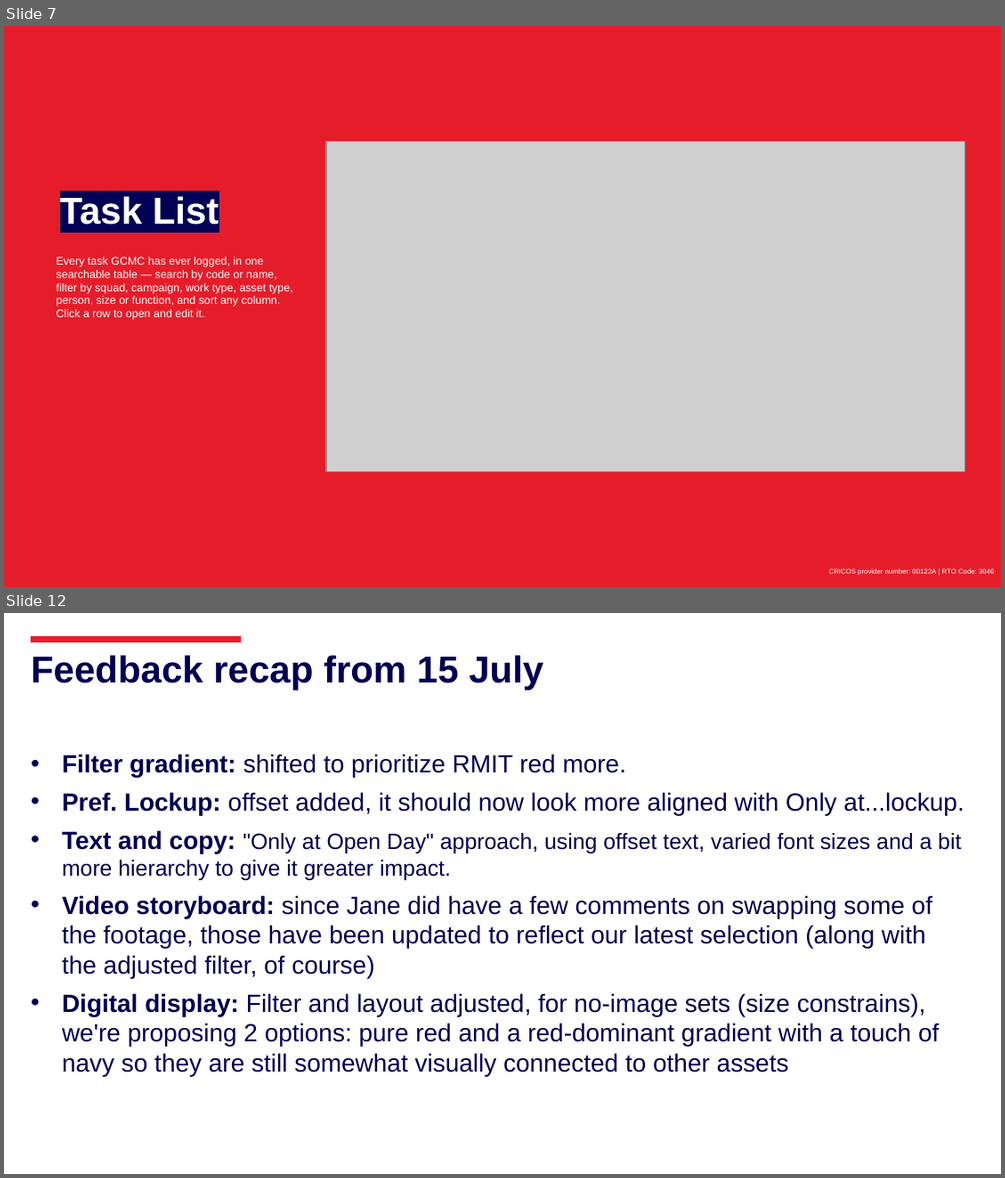
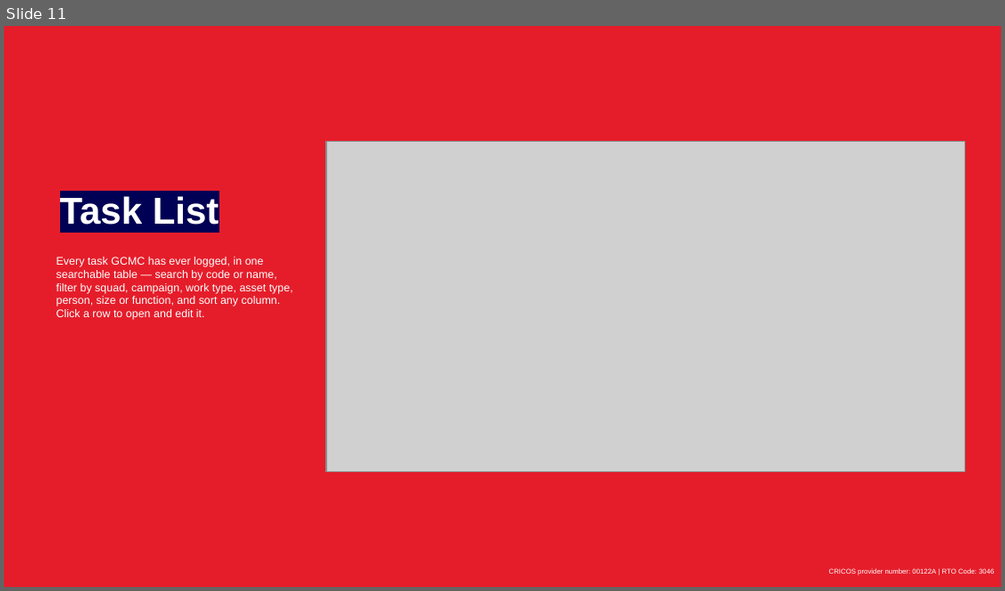
Before and after one commit to westmere7/Mel_WorkloadReport, a slide deck: Docs/Workload Report User Guide.pptx. Shown one above the other, each under a label of ours: slides 7 and 12 before the commit, slide 11 after it; the slides between them are not shown. The pictures are 1005x1178 and 1005x591 pixels, drawn with LibreOffice and Linux fonts; fonts in the diff are those of the drawing; grey boxes stand for pictures; background and template pictures are left out. Boxes give left, top, right and bottom in pixels: in the first picture for what was removed or moved away, otherwise in the second. Text is boxed around its words. In the diff, an @@ line names an element or a change of style, - is before the commit and + after.

```diff
--- a/Docs/Workload Report User Guide.pptx
+++ b/Docs/Workload Report User Guide.pptx
@@ slide 12 removed at [4,613,1001,1174], background #FFFFFF @@
@@ freeform shape removed at [31,636,242,641] @@
@@ title removed at [31,655,543,690] @@
-Feedback recap from 15 July
@@ text removed at [62,754,963,1076] @@
-• Filter gradient: shifted to prioritize RMIT red more.
-• Pref. Lockup: offset added, it should now look more aligned with Only at...lockup.
-• Text and copy: "Only at Open Day" approach, using offset text, varied font sizes and a bit more hierarchy to give it greater impact.
-• Video storyboard: since Jane did have a few comments on swapping some of the footage, those have been updated to reflect our latest selection (along with the adjusted filter, of course)
-• Digital display: Filter and layout adjusted, for no-image sets (size constrains), we're proposing 2 options: pure red and a red-dominant gradient with a touch of navy so they are still somewhat visually connected to other assets
@@ what was slide 7 is now slide 11 @@
```
Also in this commit, not shown: 6 slides changed, 10 slides added, 4 other slides removed.
